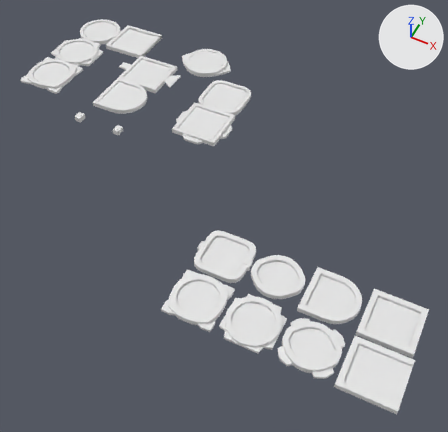
Two versions of the Blender file Assets/Models/logic gates.blend, one commit apart.
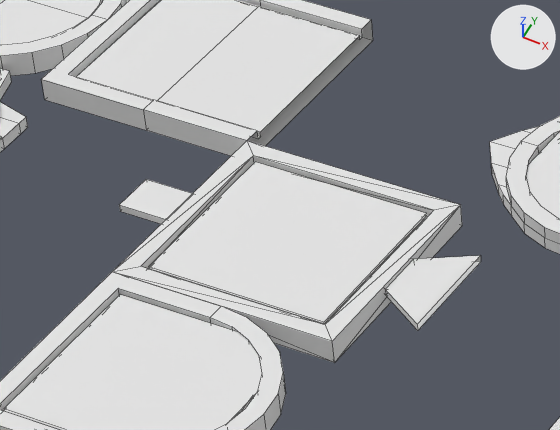
Each version appears first whole from a 50 mm lens placed at (6.99, -10.03, 8.13), pointed at (3.25, -2.56, -1.22), and next in a close-up on the part from 22% to 43% of the width and 7% to 24% of the height. Arrows for +X, +Y and +Z are at upper right; the lights stay in place. The close-ups show mesh edges as thin lines. Materials are left out; every surface is plain grey.

Names of what the first close-up shows: 'Chip', 'Display', 'DisplayGate', 'DisplayRound', 'InputHologram', 'Logic', 'OutputHologram', 'Property', 'Segment', 'SegmentCap', 'Sensor', 'WorldProperty'.
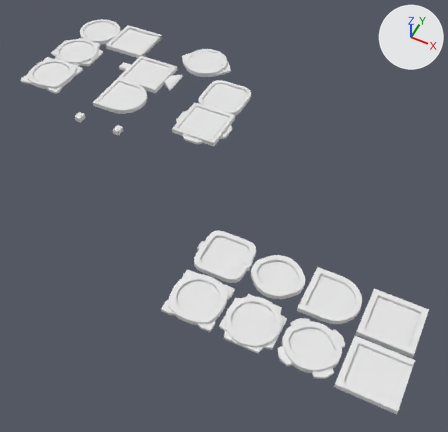
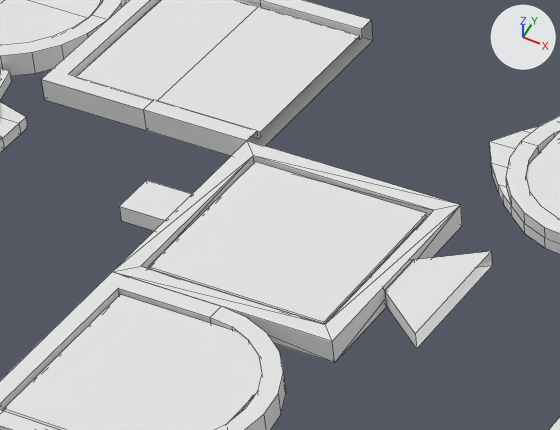
Where the change shows, as pixel boxes [x1, y1, x2, y2] in the close-ups (560 x 430 px):
```json
{"object": "OutputHologram", "change": "reshaped", "before": [384, 256, 481, 330], "after": [384, 251, 492, 349], "on screen": "11% wider, 32% taller"}
{"object": "InputHologram", "change": "reshaped", "before": [119, 179, 193, 224], "after": [119, 180, 192, 231], "on screen": "13% taller"}
```

Edits to the scene script, one JSON object a line:
```json
{"block": "me_m_i_h", "where": "# used by ob_inputhologram; location = (0.0, 0.0, 0.0)"}
{"op": "remove", "block": "me_m_i_h", "code": "me_m_i_h.from_pydata(...)  # 16 vertices, 10 faces; spans x -0.729..-0.481, y -0.099..0.099, z -0.44..-0.41"}
{"op": "add", "block": "me_m_i_h", "code": "me_m_i_h.from_pydata(...)  # 16 vertices, 13 faces; spans x -0.729..-0.48, y -0.1..0.1, z -0.485..-0.415"}
{"block": "me_m_i_h", "change": "me_m_i_h part 1: the loose piece of 8 vertices spanning x -0.729..-0.481, y -0.099..0.099, z -0.44..-0.41 is rebuilt with 16 vertices and now spans x -0.729..-0.48, y -0.1..0.1, z -0.485..-0.415"}
{"block": "me_m_o_h", "where": "# used by ob_outputhologram; location = (0.0, 0.0, 0.0)"}
{"op": "remove", "block": "me_m_o_h", "code": "me_m_o_h.from_pydata(...)  # 16 vertices, 11 faces; spans x 0.48..0.729, y -0.249..0.249, z -0.44..-0.41"}
{"op": "add", "block": "me_m_o_h", "code": "me_m_o_h.from_pydata(...)  # 16 vertices, 13 faces; spans x 0.48..0.75, y -0.3..0.3, z -0.485..-0.415"}
{"block": "me_m_o_h", "change": "me_m_o_h part 2: the loose piece of 8 vertices spanning x 0.48..0.729, y -0.249..0.249, z -0.44..-0.41 is rebuilt with 16 vertices and now spans x 0.48..0.75, y -0.3..0.3, z -0.485..-0.415"}
```
